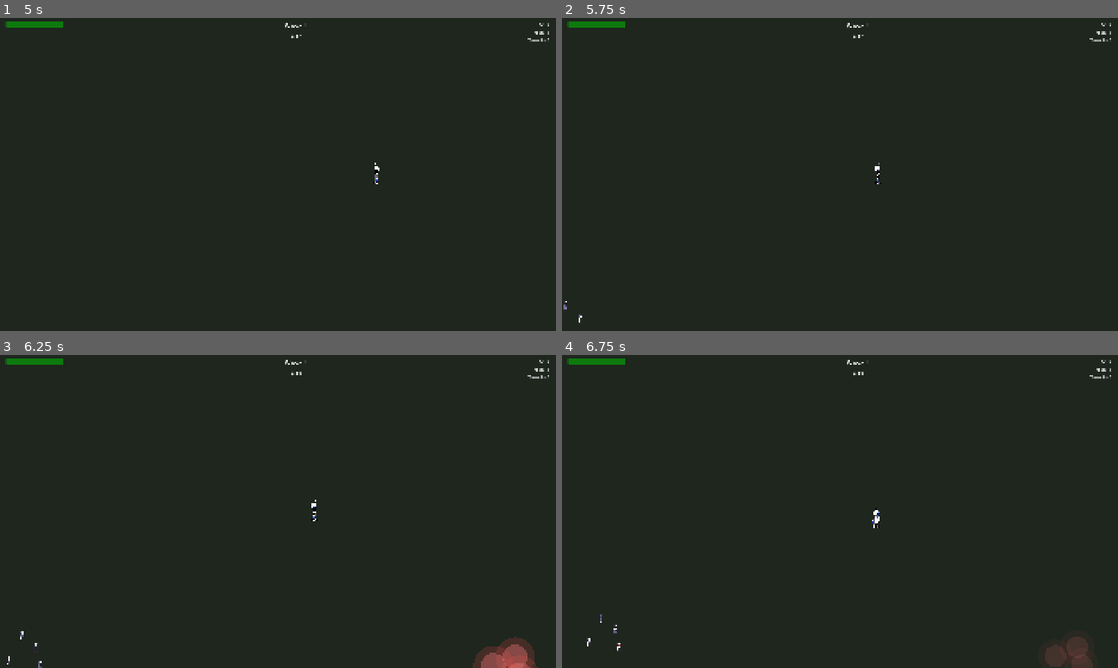
Above: before the commit, frames 1-4 (two rows, left to right).
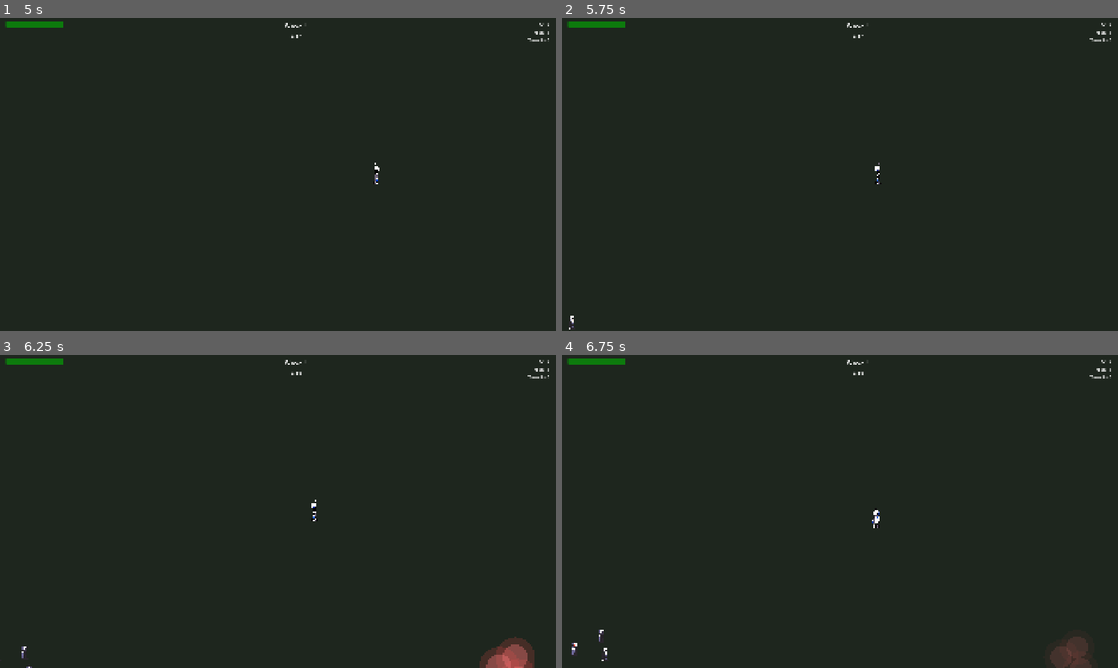
Above: after the commit, the same moments.

Repository: arebolledo2/turret-game
Game: Godot game, scene res://scenes/main.tscn
Two runs of this game, one before a commit and one after it. Both use one fixed random seed, a clock stepped at 60 frames per second and the inputs below.
Inputs (mouse positions are in pixels of both pictures, inside the frame that each line leads up to):
- Up to frame 1 (5 s): click "Easy - Relaxed gameplay for l…" at 0.5 s; click "Continue to Wave" at 1.25 s; tap Enter at 2, 3.5 s; move the mouse to (400, 158) at 2.02 s; hold D (move_right) 2.03-2.75 s; tap F (pickup_turret) at 2.1 s; click (400, 158) at 2.17 s; tap Space at 2.75 s; drag from (166, 190) to (250, 237) at 2.77 s; move the mouse to (333, 105) at 3.52 s; hold D (move_right) 3.53-4.25 s; hold Shift 3.53-4.25 s; drag from (250, 237) to (111, 127) at 4.27 s
- Up to frame 2 (5.75 s): tap Space at 5 s; move the mouse to (1006, 221) at 5.02 s; hold A (move_left) from 5.03 s (still down); tap Ctrl at 5.1 s
- Up to frame 3 (6.25 s): release A (move_left) at 5.75 s; tap Enter at 5.75 s; drag from (111, 464) to (194, 433) at 5.77 s
- Up to frame 4 (6.75 s): move the mouse to (867, 511) at 6.52 s; hold S (move_down) from 6.53 s (still down); tap Tab (toggle_range) at 6.6 s; click (867, 511) at 6.67 s

Frame 1 is identical in both runs. In frame 2, less than 0.1% of the frame differs, in the area x 0-4%, y 90-100%; in frame 3, 0.3%, in the area x 1-97%, y 88-100%; in frame 4, 0.2%.

Commit message:
Remove tiny enemy

Diff:
--- a/scripts/autoload/globals.gd
+++ b/scripts/autoload/globals.gd
@@ -77,23 +77,6 @@
 
 # Enemy type registry - add new enemy types here
 const ENEMY_TYPES: Dictionary = {
-	"tiny": {
-		"name": "Tiny Bot",
-		"icon": "🤖",
-		"description": "Small robot enemy. Quick and numerous.",
-		"behaviors": [EnemyBehavior.CHASE, EnemyBehavior.SWARM],
-		"sprite_folder": "res://assets/sprites/enemy_tiny",
-		"base_stats": {
-			"health": 15.0,
-			"speed": 90.0,
-			"contact_damage": 15.0,
-			"xp_value": 5,
-			"scale": 1.0,
-		},
-		"spawn_weight": 80,
-		"min_wave": 1,
-		"spawn_count": 4,  # Spawns in swarms of 4
-	},
 	"basic": {
 		"name": "Robot Grunt",
 		"icon": "🤖",
